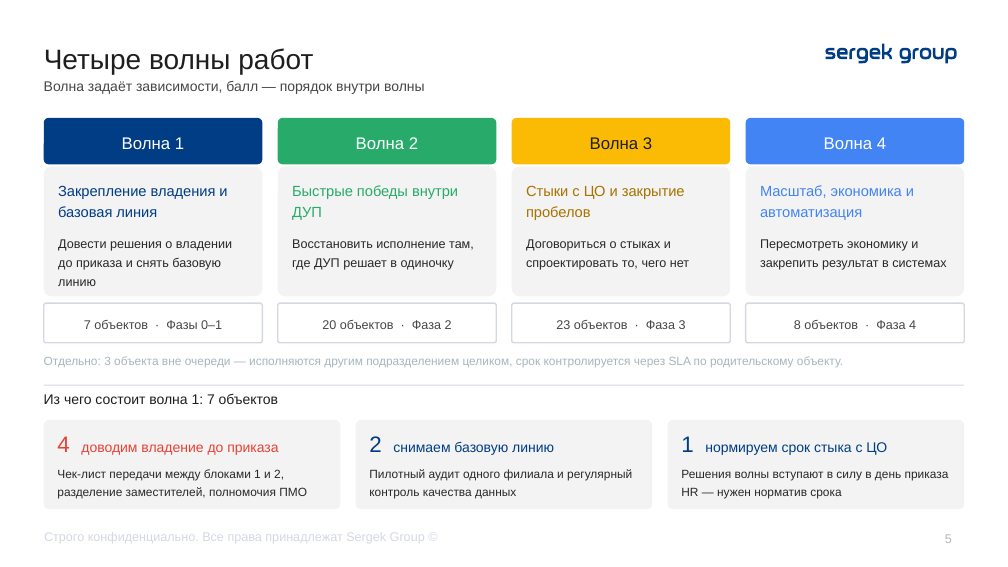
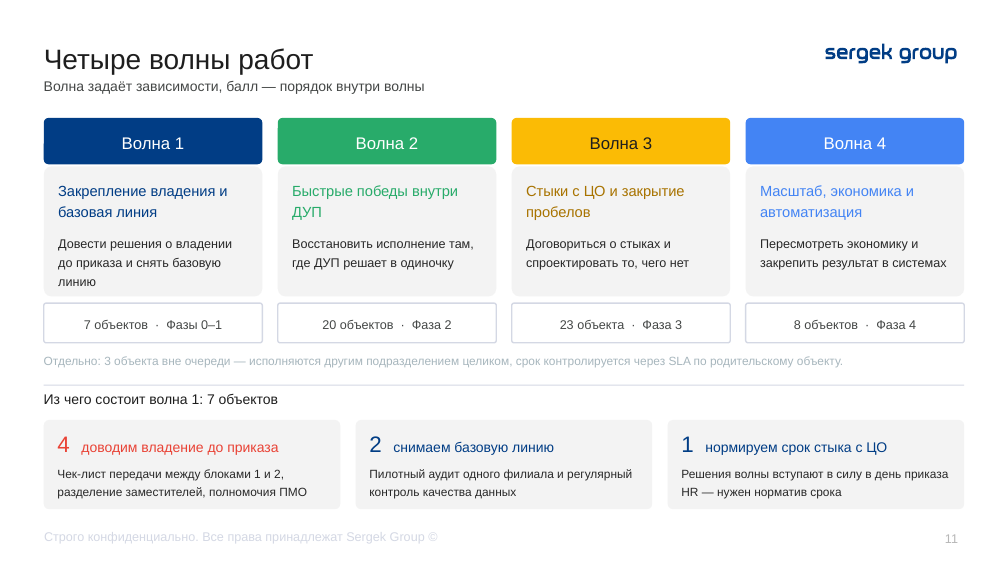
Before and after one commit to TemeshevProject/SG-DUP-Project, a slide deck: slide 11 of dup_project/02_Презентация/ДУП_Приоритеты_реинжиниринга_презентация.pptx (slide 5 before the commit). Drawn at 1008x567 pixels with LibreOffice and Linux fonts; fonts in the diff are those of the drawing. Boxes give left, top, right and bottom in pixels: in the first picture for what was removed or moved away, otherwise in the second. Text is boxed around its words. In the diff, an @@ line names an element or a change of style, - is before the commit and + after.

```diff
--- a/dup_project/02_Презентация/ДУП_Приоритеты_реинжиниринга_презентация.pptx
+++ b/dup_project/02_Презентация/ДУП_Приоритеты_реинжиниринга_презентация.pptx
@@ text in rounded rectangle at <box>560,320,682,329</box>: text changed @@
-23 объектов · Фаза 3
+23 объекта · Фаза 3
@@ page number at <box>945,534,958,543</box>: text changed @@
-5
+11
```
Also in this commit, not shown: 3 other slides changed, 7 slides added, 3 other files.
